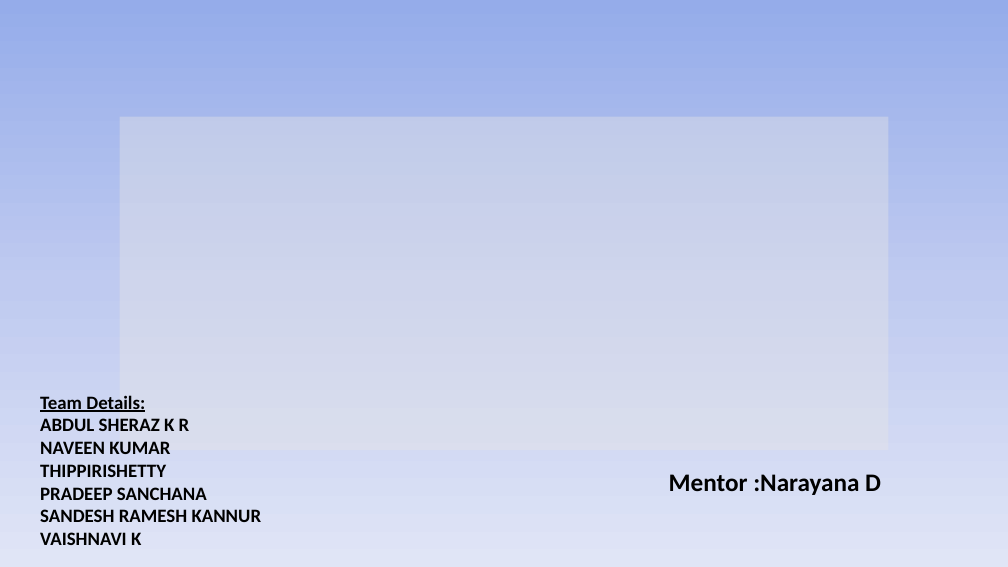
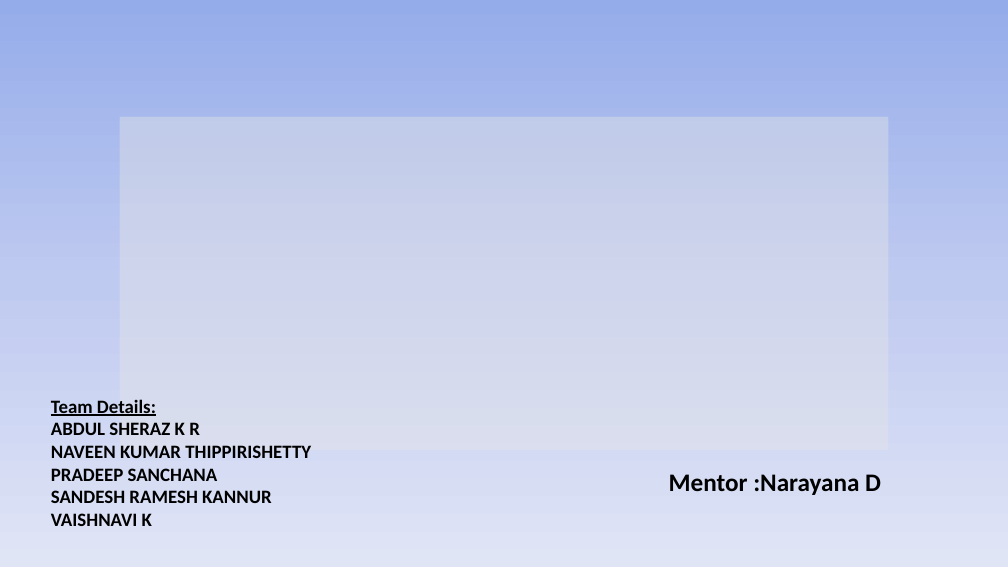
Before and after one commit to sanchanapradeep/aiml_capstone, a slide deck: slide 1 of Millets_Market Price_Prediction_Presentation_Group 7.pptx. Drawn at 1008x567 pixels with LibreOffice and Linux fonts; fonts in the diff are those of the drawing; background and template pictures are left out. Boxes give left, top, right and bottom in pixels: in the first picture for what was removed or moved away, otherwise in the second. Text is boxed around its words. In the diff, an @@ line names an element or a change of style, - is before the commit and + after.

```diff
--- a/Millets_Market Price_Prediction_Presentation_Group 7.pptx
+++ b/Millets_Market Price_Prediction_Presentation_Group 7.pptx
@@ text "Team Details:" rewrapped from bbox=[40, 395, 262, 545] to bbox=[51, 399, 311, 526] @@
```
